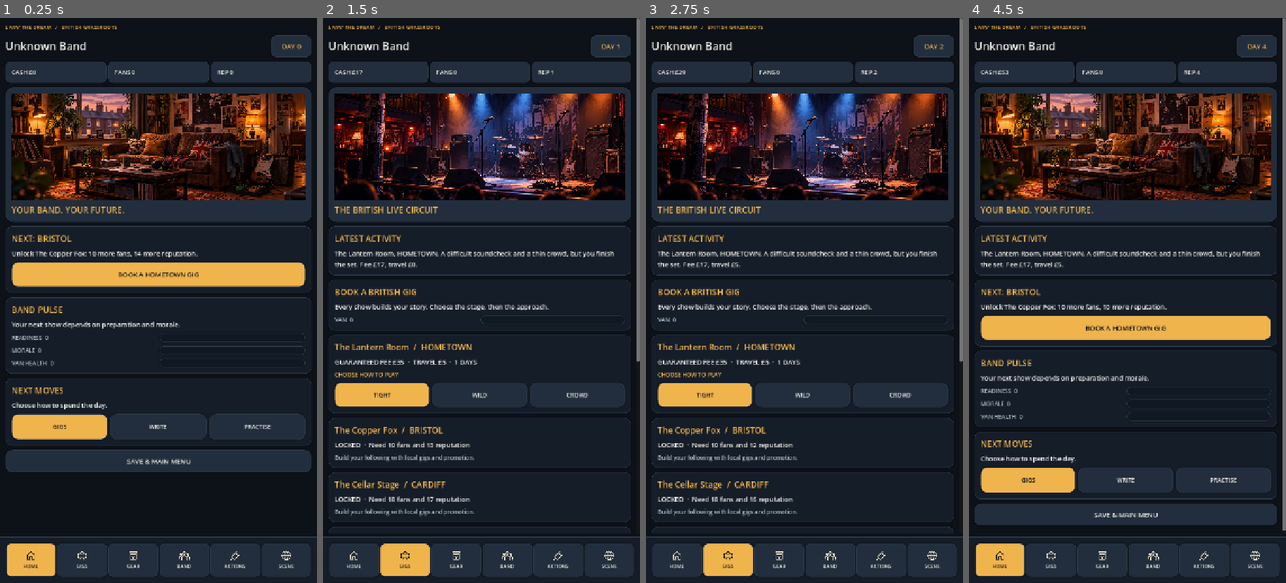
Above: before the commit, frames 1-4 (left to right).
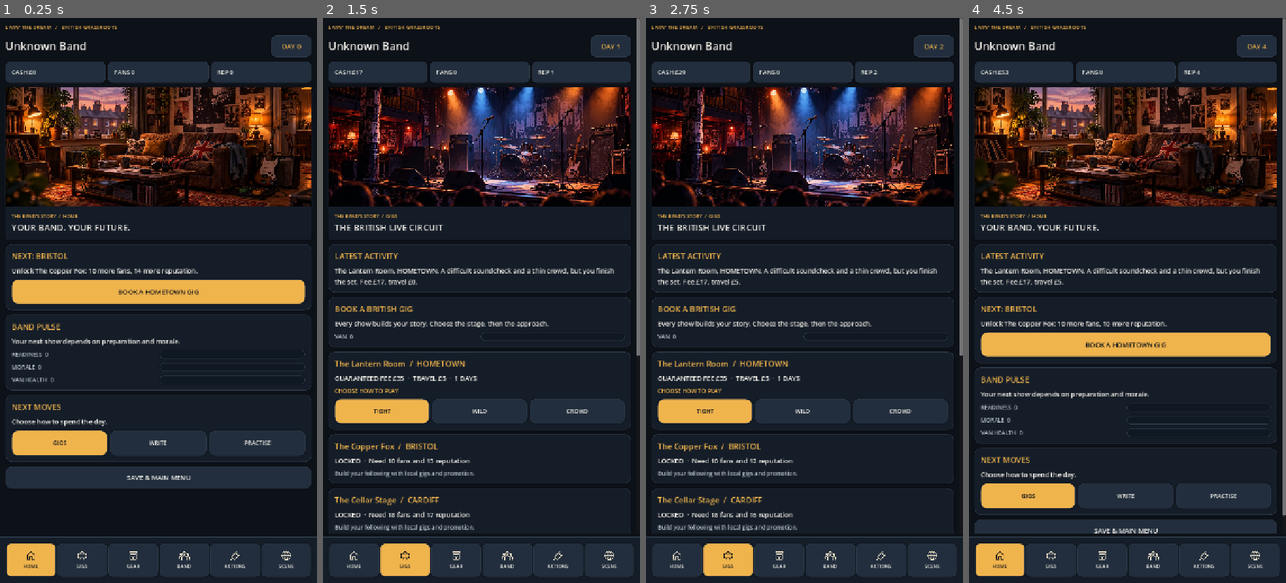
Above: after the commit, the same moments.

Repository: alimuir654-rgb/BandMaster
Game: Godot game, scene res://Scenes/CareerHub.tscn
Two runs of this game, one before a commit and one after it. Both use one fixed random seed, a clock stepped at 60 frames per second and the inputs below. This scene is started directly instead of the project's main scene.
Inputs (mouse positions are in pixels of both pictures, inside the frame that each line leads up to):
- Up to frame 1 (0.25 s): no input
- Up to frame 2 (1.5 s): click "BOOK A HOMETOWN GIG" at 0.5 s; click "TIGHT" at 1.25 s
- Up to frame 3 (2.75 s): click "TIGHT" at 2 s
- Up to frame 4 (4.5 s): click "WILD" at 2.75 s; click "CROWD" at 3.5 s; click (1000, 560) at 4.27 s

The runs differ from the first frame. In frame 1, 27% of the frame differs, in the area x 1-99%, y 7-84%; in frame 2, 20%; in frame 3, 20%; in frame 4, 27%.
Error before the commit: Invalid access to property or key 'band' on a base object of type 'Dictionary'. (res://Scripts/career_hub.gd:439)
Error after the commit: Invalid access to property or key 'band' on a base object of type 'Dictionary'. (res://Scripts/career_hub.gd:459)

Commit message:
design: editorial hero caption, compact stats and redesigned two-column member metrics

Diff:
--- a/Scripts/career_hub.gd
+++ b/Scripts/career_hub.gd
@@ -87,7 +87,7 @@
  var body := VBoxContainer.new()
  body.add_theme_constant_override("separation",9)
  frame.add_child(body)
- _label(body,title,19,UI.AMBER)
+ _label(body,title,18,UI.AMBER)
  if not description.is_empty():
   _label(body,description,15,UI.WHITE)
  return body
@@ -173,8 +173,8 @@
  day.horizontal_alignment = HORIZONTAL_ALIGNMENT_CENTER
  day.vertical_alignment = VERTICAL_ALIGNMENT_CENTER
  day.clip_text = true
- var stats := GridContainer.new()
- stats.columns = 3
+ var stats := HBoxContainer.new()
+ stats.add_theme_constant_override("separation",5)
  content.add_child(stats)
  for entry in ["CASH £%d" % _num("cash"),"FANS %d" % _num("fans"),"REP %d" % _num("reputation")]:
   var panel := PanelContainer.new()
@@ -185,10 +185,10 @@
 
 func _hero() -> void:
  var panel := PanelContainer.new()
- panel.add_theme_stylebox_override("panel",UI.style(UI.ALT,18))
+ panel.add_theme_stylebox_override("panel",UI.flat(UI.ALT,12))
  content.add_child(panel)
  var frame := VBoxContainer.new()
- frame.add_theme_constant_override("separation",10)
+ frame.add_theme_constant_override("separation",0)
  panel.add_child(frame)
  var path := "res://Art/Backgrounds/%s.webp" % tab.to_lower()
  if not ResourceLoader.exists(path):
@@ -196,7 +196,7 @@
  var picture := TextureRect.new()
  picture.expand_mode = TextureRect.EXPAND_IGNORE_SIZE
  picture.stretch_mode = TextureRect.STRETCH_KEEP_ASPECT_COVERED
- picture.custom_minimum_size.y = 240
+ picture.custom_minimum_size.y = 270
  picture.mouse_filter = Control.MOUSE_FILTER_IGNORE
  if ResourceLoader.exists(path):
   picture.texture = load(path)
@@ -213,7 +213,14 @@
   "ACTIONS":"ANOTHER DAY ON THE ROAD",
   "SCENE":"MAKE SOME NOISE"
  }
- _label(frame,str(headline.get(tab,tab)),19,UI.AMBER)
+ var caption := PanelContainer.new()
+ caption.add_theme_stylebox_override("panel",UI.style(Color("#141C27"),0))
+ frame.add_child(caption)
+ var text_stack := VBoxContainer.new()
+ text_stack.add_theme_constant_override("separation",3)
+ caption.add_child(text_stack)
+ _label(text_stack,"THE BAND'S STORY  /  "+tab,11,UI.AMBER)
+ _label(text_stack,str(headline.get(tab,tab)),20,UI.WHITE)
 
 
 func _home() -> void:
@@ -300,8 +307,7 @@
 func _band() -> void:
  var band_data: Dictionary = save_data.get("band",{})
  var members: Array = band_data.get("members",[])
- var overview := _card("THE LINE-UP","Build skills, keep morale up and manage fatigue before the next show.")
- _progress(overview,"BAND MORALE",_num("morale"))
+
  if members.is_empty():
   _card("NO MUSICIANS","Band members will appear here once recruited.")
  for i in range(members.size()):
@@ -309,9 +315,22 @@
    continue
   var member: Dictionary = members[i]
   var index := i
-  var box := _card(str(member.get("name","Musician")).to_upper()+"  /  "+str(member.get("role","")).to_upper(),str(member.get("trait","")))
+  var box := _card(str(member.get("name","Musician")).to_upper(),str(member.get("role","")).to_upper()+"   /   "+str(member.get("trait","")))
+  var scores := GridContainer.new()
+  scores.columns = 2
+  scores.add_theme_constant_override("h_separation",16)
+  scores.add_theme_constant_override("v_separation",12)
+  box.add_child(scores)
   for key in ["skill","morale","loyalty","fatigue"]:
-   _progress(box,key.to_upper(),int(member.get(key,50)))
+   var metric := VBoxContainer.new()
+   scores.add_child(metric)
+   _label(metric,key.to_upper()+"  %d" % int(member.get(key,50)),12,UI.MUTED)
+   var meter := ProgressBar.new()
+   meter.custom_minimum_size = Vector2(130,10)
+   meter.size_flags_horizontal = Control.SIZE_EXPAND_FILL
+   UI.progress(meter)
+   meter.value = clampi(int(member.get(key,50)),0,100)
+   metric.add_child(meter)
   var controls := HBoxContainer.new()
   controls.add_theme_constant_override("separation",6)
   box.add_child(controls)
@@ -322,6 +341,7 @@
    control.custom_minimum_size.y = 52
    control.add_theme_font_size_override("font_size",13)
    controls.add_child(control)
+  coach.disabled = _num("cash") < 10
   talk.pressed.connect(func() -> void: _member(index,"chat"))
   coach.pressed.connect(func() -> void: _member(index,"coach"))
   rest.pressed.connect(func() -> void: _member(index,"break"))
